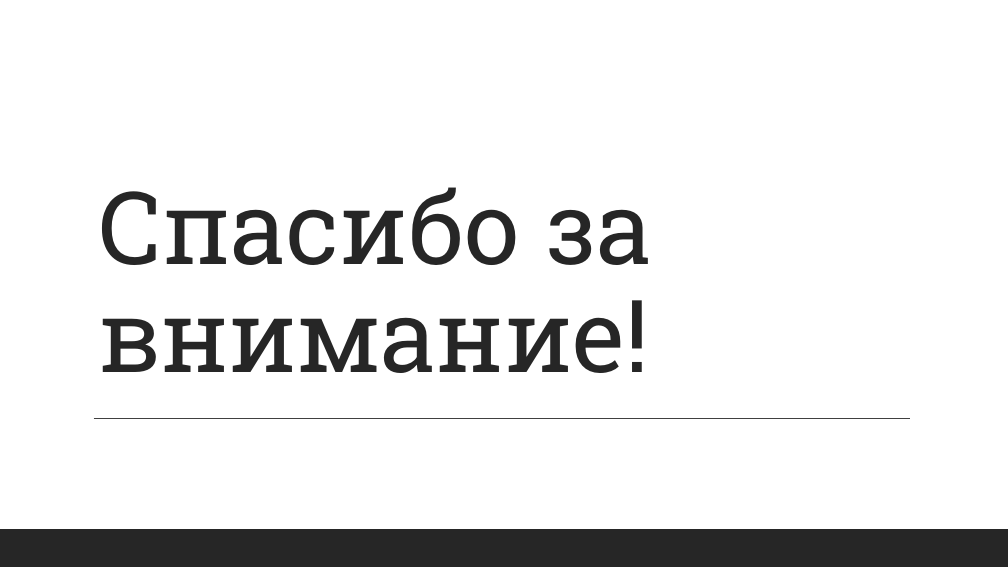
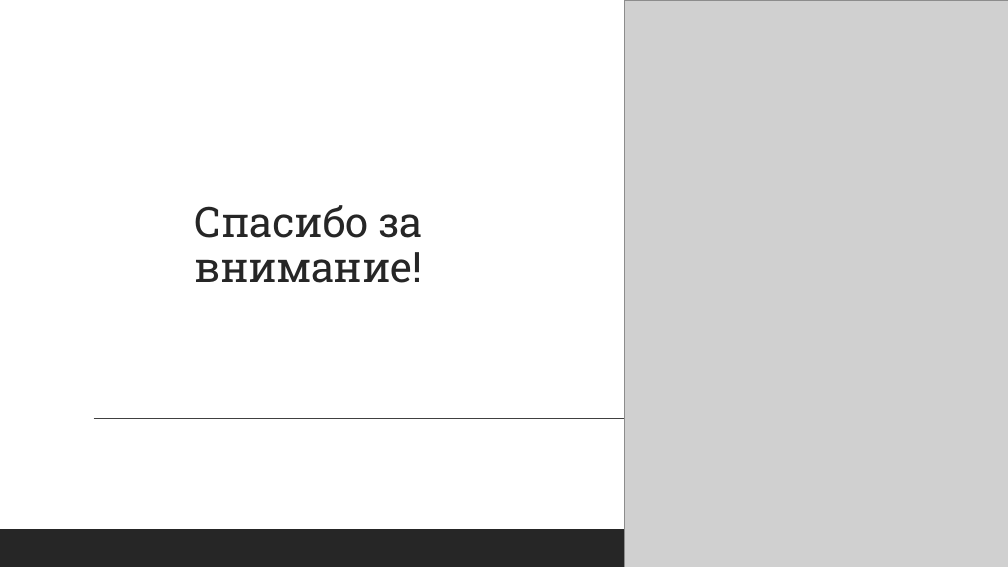
Before and after one commit to Kojom/DiplomaReport, a slide deck: slide 11 of My_own/Евгений презентация.pptx. Drawn at 1008x567 pixels with LibreOffice and Linux fonts; fonts in the diff are those of the drawing; grey boxes stand for pictures. Boxes give left, top, right and bottom in pixels: in the first picture for what was removed or moved away, otherwise in the second. Text is boxed around its words. In the diff, an @@ line names an element or a change of style, - is before the commit and + after.

```diff
--- a/My_own/Евгений презентация.pptx
+++ b/My_own/Евгений презентация.pptx
@@ picture added at bbox=[625, 0, 1008, 567] @@
@@ title "Спасибо за внимание!": place and size @@
-title "Спасибо за внимание!" at bbox=[98, 187, 651, 373]
+title "Спасибо за внимание!" at bbox=[195, 205, 422, 283]
@@ title "Спасибо за внимание!" at bbox=[195, 205, 422, 283]: size 96 to 40 pt @@
```
Also in this commit, not shown: 9 other slides changed, 1 other file.
